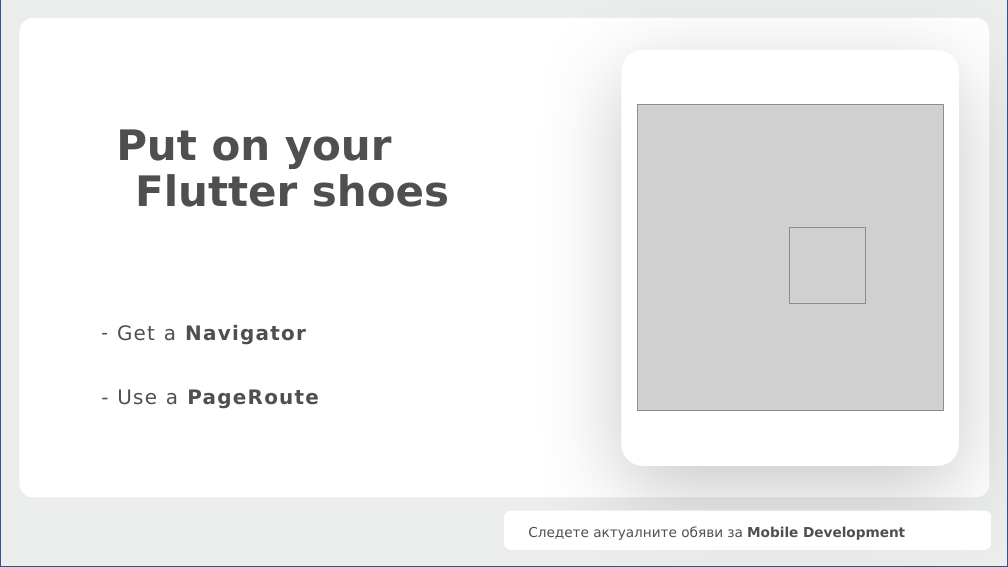
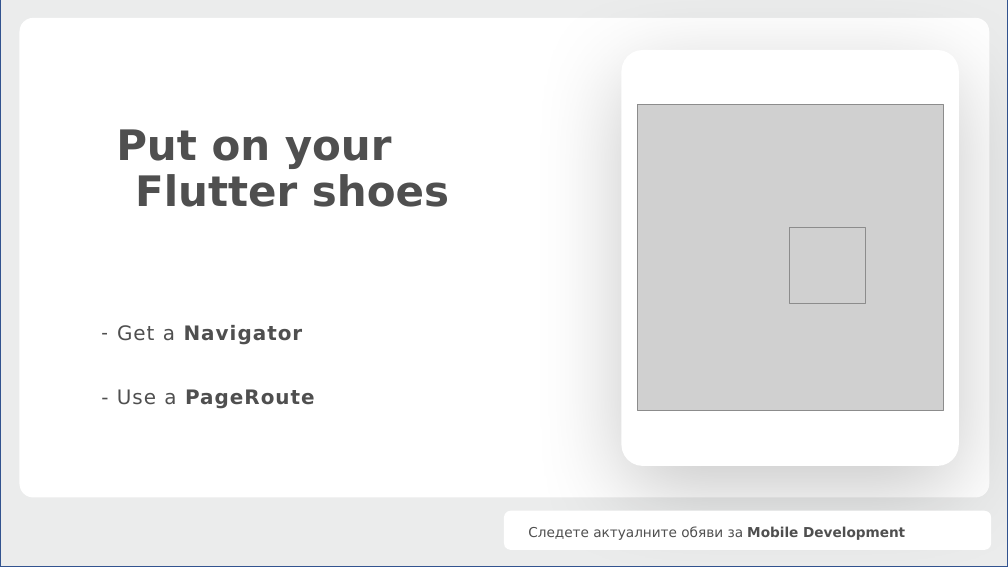
Before and after one commit to BobbyStatev/SmoothTransitionsFlutter, a slide deck: slide 3 of Smooth transitions.pptx. Drawn at 1008x567 pixels with LibreOffice and Linux fonts; fonts in the diff are those of the drawing; grey boxes stand for pictures; background and template pictures are left out. Boxes give left, top, right and bottom in pixels: in the first picture for what was removed or moved away, otherwise in the second. Text is boxed around its words. In the diff, an @@ line names an element or a change of style, - is before the commit and + after.

```diff
--- a/Smooth transitions.pptx
+++ b/Smooth transitions.pptx
@@ text "Get a Navigator" at [117,325,315,409]: letter spacing 1.3 to 1 pt @@
```
Also in this commit, not shown: 4 other slides changed, 25 other files.
